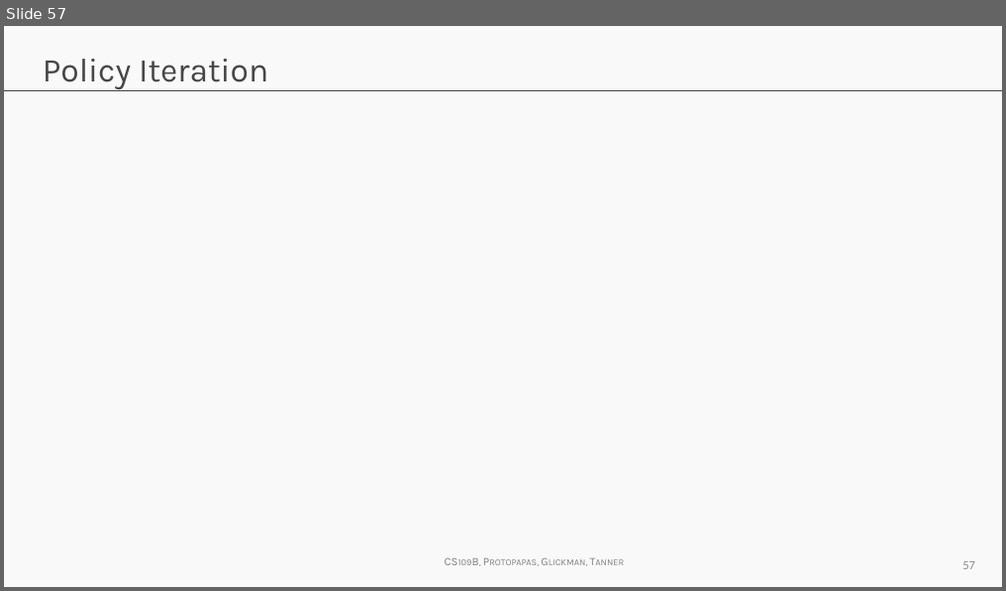
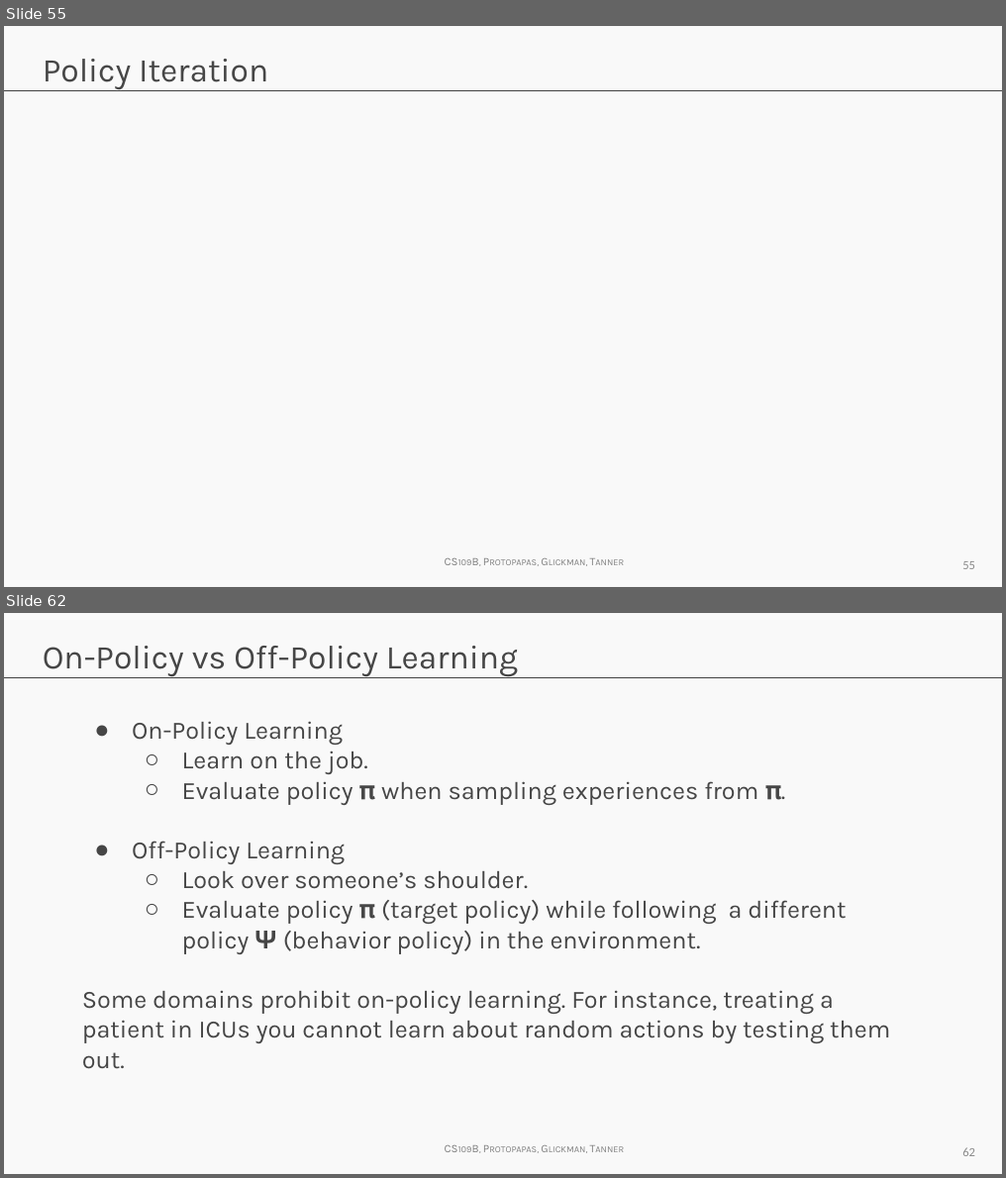
Before and after one commit to wfseaton/2020-CS109B, a slide deck: content/lectures/lecture20/presentation/cs109b_RL.pptx. Shown one above the other, each under a label of ours: slide 57 before the commit, slides 55 and 62 after it; the slides between them are not shown. The pictures are 1006x591 and 1006x1178 pixels, drawn with LibreOffice and Linux fonts; fonts in the diff are those of the drawing; grey boxes stand for pictures; background and template pictures are left out. Boxes give left, top, right and bottom in pixels: in the first picture for what was removed or moved away, otherwise in the second. Text is boxed around its words. In the diff, an @@ line names an element or a change of style, - is before the commit and + after.

```diff
--- a/content/lectures/lecture20/presentation/cs109b_RL.pptx
+++ b/content/lectures/lecture20/presentation/cs109b_RL.pptx
@@ slide 62 added at bbox=[4, 613, 1002, 1174], background #F9F9F9; not listed: 2 template elements that a slide beside it also shows @@
@@ title added at bbox=[43, 646, 518, 677], 24 pt, text #464646 @@
+On-Policy vs Off-Policy Learning
@@ text added at bbox=[82, 721, 890, 1069], 18 pt, text #464646 @@
+● On-Policy Learning
+  ○ Learn on the job.
+  ○ Evaluate policy 𝛑 when sampling experiences from 𝛑.
+● Off-Policy Learning
+  ○ Look over someone’s shoulder.
+  ○ Evaluate policy 𝛑 (target policy) while following a different policy Ѱ (behavior policy) in the environment.
+Some domains prohibit on-policy learning. For instance, treating a patient in ICUs you cannot learn about random actions by testing them out.
@@ page number added at bbox=[962, 1148, 975, 1157], 9 pt, text #8C8C8C @@
+62
@@ what was slide 57 is now slide 55 @@
@@ page number at bbox=[962, 562, 975, 570]: text changed @@
-57
+55
```
Also in this commit, not shown: 6 slides changed, 12 other slides added, 7 slides removed, 21 other files.
